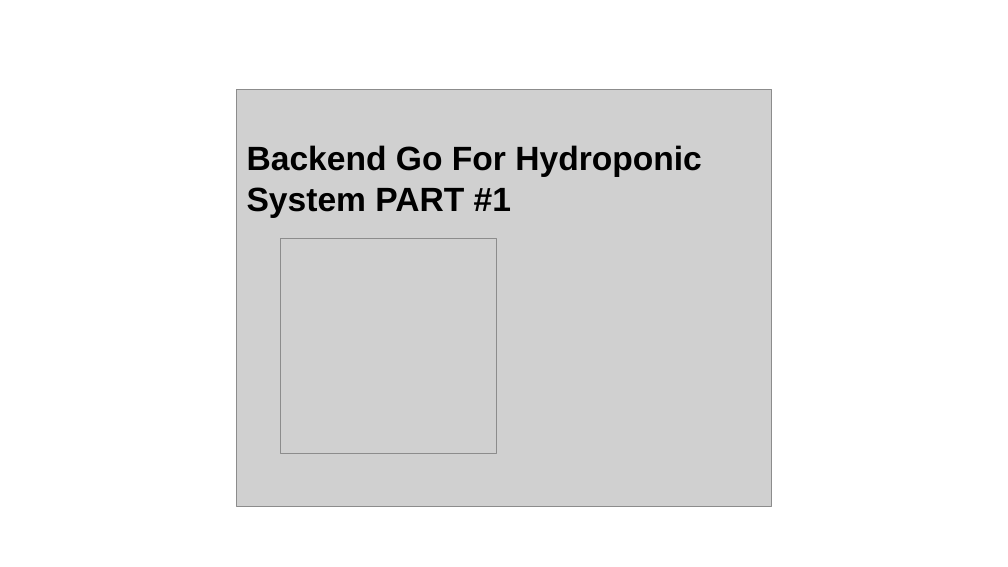
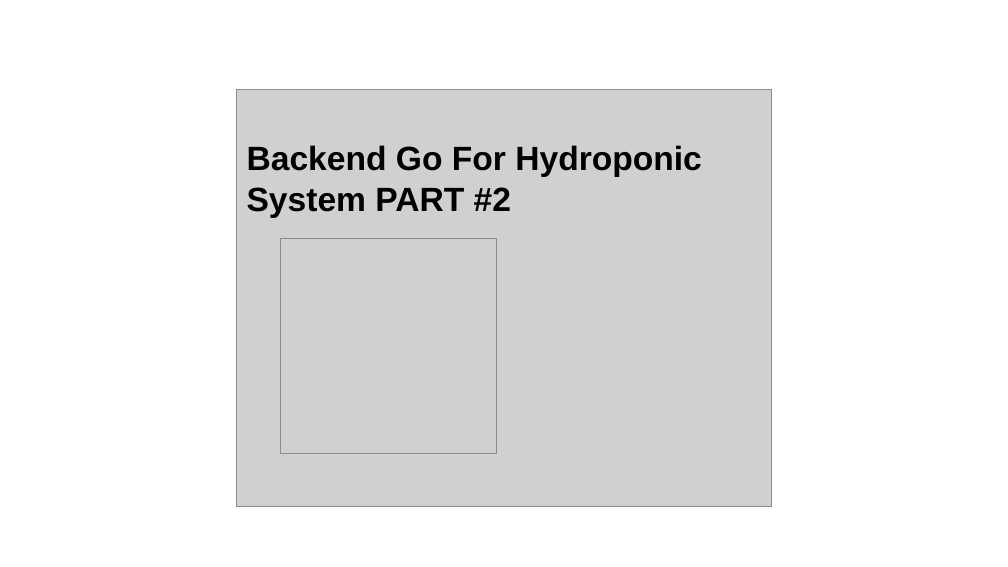
Before and after one commit to EputraP/hydroponic-project-assets, a slide deck: slide 3 of thumbnail.pptx. Drawn at 1008x567 pixels with LibreOffice and Linux fonts; fonts in the diff are those of the drawing; grey boxes stand for pictures. Boxes give left, top, right and bottom in pixels: in the first picture for what was removed or moved away, otherwise in the second. Text is boxed around its words. In the diff, an @@ line names an element or a change of style, - is before the commit and + after.

Commit message:
updated

```diff
--- a/thumbnail.pptx
+++ b/thumbnail.pptx
@@ text at box(247, 145, 702, 218): text changed @@
-Backend Go For Hydroponic System PART #1
+Backend Go For Hydroponic System PART #2
```
